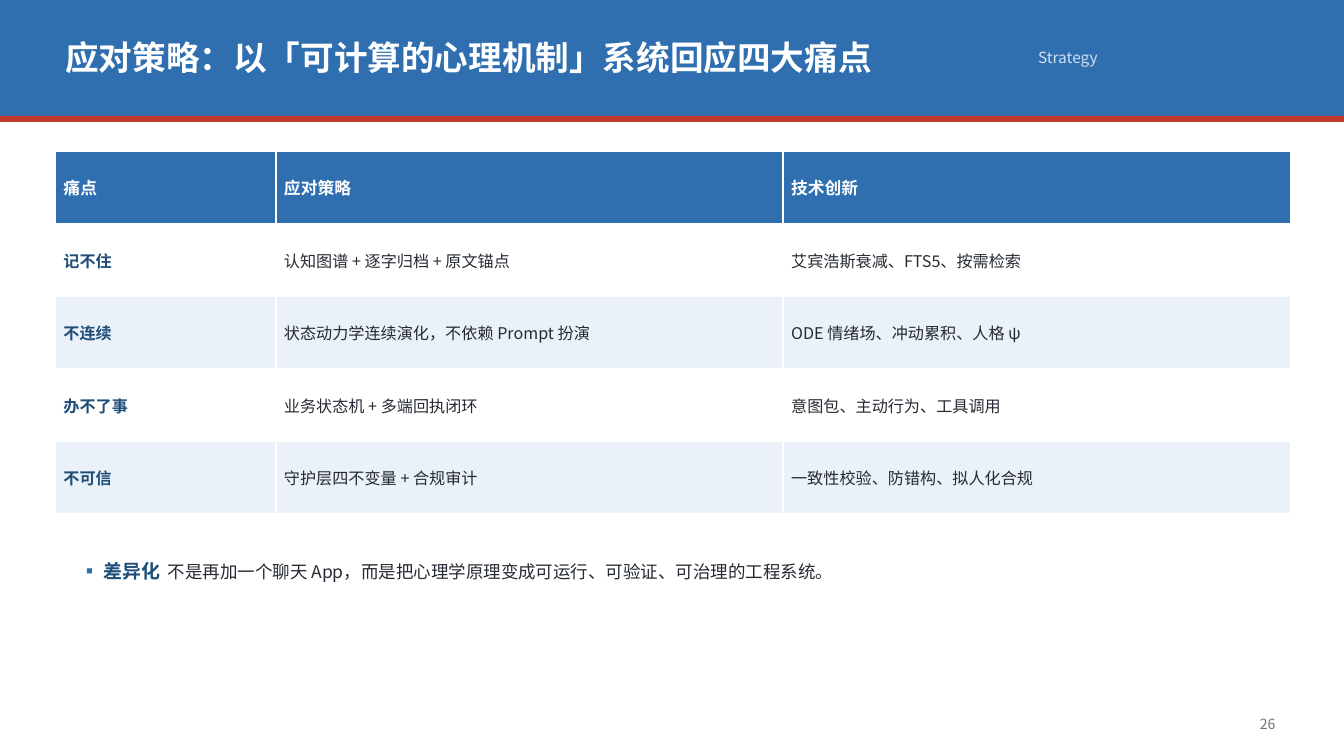
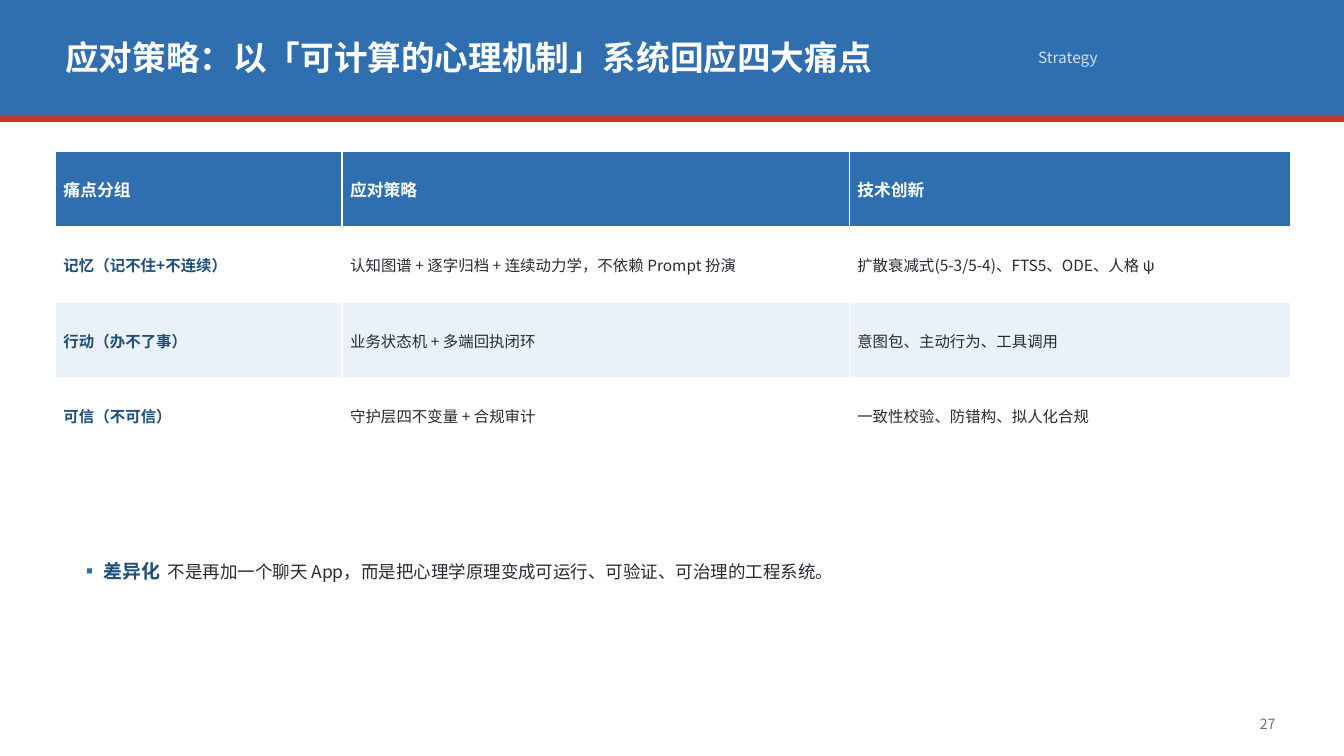
Before and after one commit to Zjx20252082383/astrbot-deepseek-template, a slide deck: slide 29 of core/识海_深度项目调研汇报.pptx (slide 28 before the commit). Drawn at 1344x756 pixels with LibreOffice and Linux fonts; fonts in the diff are those of the drawing. Boxes give left, top, right and bottom in pixels: in the first picture for what was removed or moved away, otherwise in the second. Text is boxed around its words. In the diff, an @@ line names an element or a change of style, - is before the commit and + after.

```diff
--- a/core/识海_深度项目调研汇报.pptx
+++ b/core/识海_深度项目调研汇报.pptx
@@ table at [55, 151, 1291, 454] @@
-row 1: 痛点 | 应对策略 | 技术创新
-row 2: 记不住 | 认知图谱 + 逐字归档 + 原文锚点 | 艾宾浩斯衰减、FTS5、按需检索
-row 3: 不连续 | 状态动力学连续演化，不依赖 Prompt 扮演 | ODE 情绪场、冲动累积、人格 ψ
-row 4: 办不了事 | 业务状态机 + 多端回执闭环 | 意图包、主动行为、工具调用
-row 5: 不可信 | 守护层四不变量 + 合规审计 | 一致性校验、防错构、拟人化合规
+row 1: 痛点分组 | 应对策略 | 技术创新
+row 2: 记忆（记不住+不连续） | 认知图谱 + 逐字归档 + 连续动力学，不依赖 Prompt 扮演 | 扩散衰减式(5-3/5-4)、FTS5、ODE、人格 ψ
+row 3: 行动（办不了事） | 业务状态机 + 多端回执闭环 | 意图包、主动行为、工具调用
+row 4: 可信（不可信） | 守护层四不变量 + 合规审计 | 一致性校验、防错构、拟人化合规
@@ text at [1260, 718, 1276, 729]: text changed @@
-26
+27
```
Also in this commit, not shown: 14 other slides changed, 5 slides added, 6 slides removed, 2 other files.
